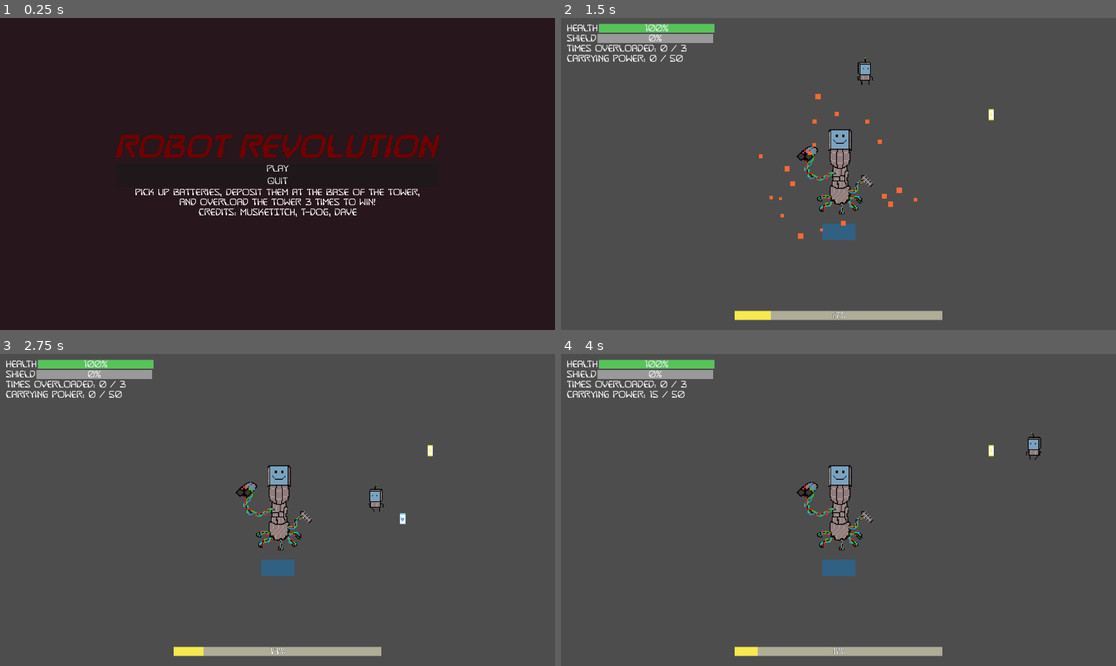
Above: before the commit, frames 1-4 (two rows, left to right).
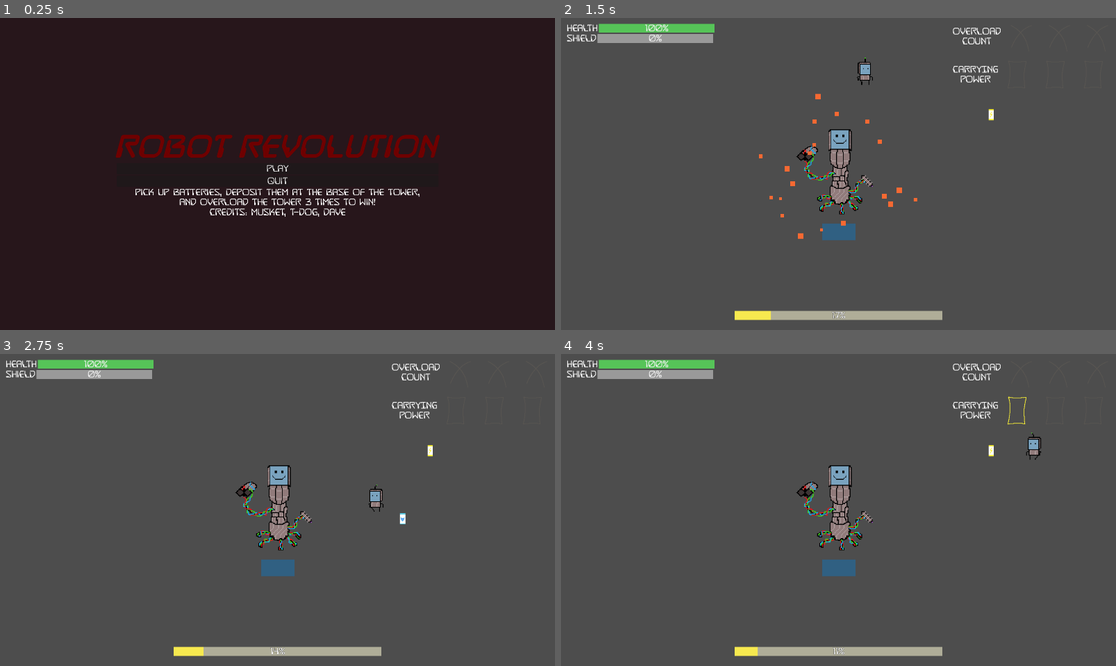
Above: after the commit, the same moments.

Repository: JRSiwiecki/godot-wild-jam-65
Game: Godot game, scene res://scenes/Main Menu.tscn
Same seed, same stepped clock (60 frames per second), same inputs: the game is played once before the commit and once after it.
Inputs:
- Up to frame 1 (0.25 s): no input
- Up to frame 2 (1.5 s): click "Play" at 0.5 s; hold D (right) from 1.28 s (still down)
- Up to frame 3 (2.75 s): release D (right) at 2.03 s; hold S (down) from 2.03 s (still down)
- Up to frame 4 (4 s): release S (down) at 2.78 s; hold D (right) 2.78-3.53 s; hold W (up) from 3.53 s (still down)

The runs differ from the first frame. In frame 1, 0.4% of the frame differs, in the area x 35-65%, y 61-64%; in frame 2, 0.8%; in frame 3, 0.8%; in frame 4, 0.8%, in the area x 1-84%, y 3-23%.

Commit message:
Replace placeholder power carried + overload labels

Diff:
--- a/scenes/Main Menu.tscn
+++ b/scenes/Main Menu.tscn
@@ -80,7 +80,7 @@
 size_flags_horizontal = 4
 theme_override_fonts/font = ExtResource("4_ba5it")
 theme_override_font_sizes/font_size = 32
-text = "Credits: MusketItch, T-Dog, Dave"
+text = "Credits: Musket, T-Dog, Dave"
 horizontal_alignment = 1
 vertical_alignment = 1
 
--- a/scenes/UI.tscn
+++ b/scenes/UI.tscn
@@ -1,7 +1,11 @@
-[gd_scene load_steps=9 format=3 uid="uid://c7u2xu3lei4ip"]
+[gd_scene load_steps=13 format=3 uid="uid://c7u2xu3lei4ip"]
 
 [ext_resource type="Script" path="res://scripts/UI.gd" id="1_f655f"]
 [ext_resource type="FontFile" uid="uid://caw0xfplthm14" path="res://assets/fonts/destructobeambb_reg.ttf" id="2_1a7wr"]
+[ext_resource type="Texture2D" uid="uid://ugm36p4anapi" path="res://assets/sprites/overload-fill.png" id="2_mtg4q"]
+[ext_resource type="Texture2D" uid="uid://we7g6dr2uogm" path="res://assets/sprites/carry-slot.png" id="3_0264p"]
+[ext_resource type="Texture2D" uid="uid://lofhmdxotnu0" path="res://assets/sprites/overload-slot.png" id="3_cktm1"]
+[ext_resource type="Texture2D" uid="uid://dvtl4uxlwjw0b" path="res://assets/sprites/carry-fill.png" id="4_8nyyq"]
 
 [sub_resource type="StyleBoxFlat" id="StyleBoxFlat_6ywg7"]
 bg_color = Color(0.6, 0.145098, 0.145098, 1)
@@ -20,7 +24,7 @@
 [sub_resource type="StyleBoxFlat" id="StyleBoxFlat_4odbn"]
 bg_color = Color(0.968627, 0.913725, 0.309804, 1)
 
-[node name="UI" type="Control" node_paths=PackedStringArray("carrying_power_label", "overloaded_label", "tower_power_bar", "tower_health_bar", "tower_shield_bar")]
+[node name="UI" type="Control" node_paths=PackedStringArray("tower_power_bar", "tower_health_bar", "tower_shield_bar", "overload_slot_1", "overload_slot_2", "overload_slot_3", "carry_slot_1", "carry_slot_2", "carry_slot_3")]
 layout_mode = 3
 anchors_preset = 15
 anchor_right = 1.0
@@ -28,34 +32,41 @@
 grow_horizontal = 2
 grow_vertical = 2
 script = ExtResource("1_f655f")
-carrying_power_label = NodePath("CanvasLayer/MarginContainer/VBoxContainer/Carrying Power")
-overloaded_label = NodePath("CanvasLayer/MarginContainer/VBoxContainer/Times Overloaded")
+overload_filled_texture = ExtResource("2_mtg4q")
+carry_slot_texture = ExtResource("3_0264p")
+carry_filled_texture = ExtResource("4_8nyyq")
 tower_power_bar = NodePath("CanvasLayer/Power Margin Container/Tower Power Bar")
-tower_health_bar = NodePath("CanvasLayer/MarginContainer/VBoxContainer/HBoxContainer/Tower Health")
-tower_shield_bar = NodePath("CanvasLayer/MarginContainer/VBoxContainer/HBoxContainer2/Tower Shield")
+tower_health_bar = NodePath("CanvasLayer/Tower Labels/VBoxContainer/Tower Health Container/Tower Health")
+tower_shield_bar = NodePath("CanvasLayer/Tower Labels/VBoxContainer/Tower Shield Container/Tower Shield")
+overload_slot_1 = NodePath("CanvasLayer/Player Labels/VBoxContainer/Overload Container/OverloadSlot1")
+overload_slot_2 = NodePath("CanvasLayer/Player Labels/VBoxContainer/Overload Container/OverloadSlot2")
+overload_slot_3 = NodePath("CanvasLayer/Player Labels/VBoxContainer/Overload Container/OverloadSlot3")
+carry_slot_1 = NodePath("CanvasLayer/Player Labels/VBoxContainer/Carry Container/CarrySlot1")
+carry_slot_2 = NodePath("CanvasLayer/Player Labels/VBoxContainer/Carry Container/CarrySlot2")
+carry_slot_3 = NodePath("CanvasLayer/Player Labels/VBoxContainer/Carry Container/CarrySlot3")
 
 [node name="CanvasLayer" type="CanvasLayer" parent="."]
 
-[node name="MarginContainer" type="MarginContainer" parent="CanvasLayer"]
+[node name="Tower Labels" type="MarginContainer" parent="CanvasLayer"]
 offset_right = 158.0
 offset_bottom = 158.0
 theme_override_constants/margin_left = 20
 theme_override_constants/margin_top = 20
 
-[node name="VBoxContainer" type="VBoxContainer" parent="CanvasLayer/MarginContainer"]
+[node name="VBoxContainer" type="VBoxContainer" parent="CanvasLayer/Tower Labels"]
 layout_mode = 2
 metadata/_edit_lock_ = true
 
-[node name="HBoxContainer" type="HBoxContainer" parent="CanvasLayer/MarginContainer/VBoxContainer"]
+[node name="Tower Health Container" type="HBoxContainer" parent="CanvasLayer/Tower Labels/VBoxContainer"]
 layout_mode = 2
 
-[node name="Health" type="Label" parent="CanvasLayer/MarginContainer/VBoxContainer/HBoxContainer"]
+[node name="Health" type="Label" parent="CanvasLayer/Tower Labels/VBoxContainer/Tower Health Container"]
 layout_mode = 2
 theme_override_fonts/font = ExtResource("2_1a7wr")
 theme_override_font_sizes/font_size = 32
 text = "Health"
 
-[node name="Tower Health" type="ProgressBar" parent="CanvasLayer/MarginContainer/VBoxContainer/HBoxContainer"]
+[node name="Tower Health" type="ProgressBar" parent="CanvasLayer/Tower Labels/VBoxContainer/Tower Health Container"]
 custom_minimum_size = Vector2(400, 0)
 layout_mode = 2
 theme_override_fonts/font = ExtResource("2_1a7wr")
@@ -63,16 +74,16 @@
 theme_override_styles/background = SubResource("StyleBoxFlat_6ywg7")
 theme_override_styles/fill = SubResource("StyleBoxFlat_7idr4")
 
-[node name="HBoxContainer2" type="HBoxContainer" parent="CanvasLayer/MarginContainer/VBoxContainer"]
+[node name="Tower Shield Container" type="HBoxContainer" parent="CanvasLayer/Tower Labels/VBoxContainer"]
 layout_mode = 2
 
-[node name="Shield" type="Label" parent="CanvasLayer/MarginContainer/VBoxContainer/HBoxContainer2"]
+[node name="Shield" type="Label" parent="CanvasLayer/Tower Labels/VBoxContainer/Tower Shield Container"]
 layout_mode = 2
 theme_override_fonts/font = ExtResource("2_1a7wr")
 theme_override_font_sizes/font_size = 32
 text = "Shield"
 
-[node name="Tower Shield" type="ProgressBar" parent="CanvasLayer/MarginContainer/VBoxContainer/HBoxContainer2"]
+[node name="Tower Shield" type="ProgressBar" parent="CanvasLayer/Tower Labels/VBoxContainer/Tower Shield Container"]
 custom_minimum_size = Vector2(400, 0)
 layout_mode = 2
 theme_override_fonts/font = ExtResource("2_1a7wr")
@@ -81,17 +92,66 @@
 theme_override_styles/fill = SubResource("StyleBoxFlat_i7yco")
 max_value = 50.0
 
-[node name="Times Overloaded" type="Label" parent="CanvasLayer/MarginContainer/VBoxContainer"]
+[node name="Player Labels" type="MarginContainer" parent="CanvasLayer"]
+anchors_preset = 1
+anchor_left = 1.0
+anchor_right = 1.0
+offset_left = -565.0
+offset_bottom = 260.0
+grow_horizontal = 0
+
+[node name="VBoxContainer" type="VBoxContainer" parent="CanvasLayer/Player Labels"]
+layout_mode = 2
+
+[node name="Overload Container" type="HBoxContainer" parent="CanvasLayer/Player Labels/VBoxContainer"]
+layout_mode = 2
+
+[node name="Times Overloaded" type="Label" parent="CanvasLayer/Player Labels/VBoxContainer/Overload Container"]
 layout_mode = 2
 theme_override_fonts/font = ExtResource("2_1a7wr")
 theme_override_font_sizes/font_size = 32
+text = "OVERLOAD
+COUNT"
+horizontal_alignment = 1
+vertical_alignment = 1
 metadata/_edit_lock_ = true
 
-[node name="Carrying Power" type="Label" parent="CanvasLayer/MarginContainer/VBoxContainer"]
+[node name="OverloadSlot1" type="TextureRect" parent="CanvasLayer/Player Labels/VBoxContainer/Overload Container"]
+layout_mode = 2
+texture = ExtResource("3_cktm1")
+
+[node name="OverloadSlot2" type="TextureRect" parent="CanvasLayer/Player Labels/VBoxContainer/Overload Container"]
+layout_mode = 2
+texture = ExtResource("3_cktm1")
+
+[node name="OverloadSlot3" type="TextureRect" parent="CanvasLayer/Player Labels/VBoxContainer/Overload Container"]
+layout_mode = 2
+texture = ExtResource("3_cktm1")
+
+[node name="Carry Container" type="HBoxContainer" parent="CanvasLayer/Player Labels/VBoxContainer"]
+layout_mode = 2
+
+[node name="Carrying Power" type="Label" parent="CanvasLayer/Player Labels/VBoxContainer/Carry Container"]
 layout_mode = 2
 theme_override_fonts/font = ExtResource("2_1a7wr")
 theme_override_font_sizes/font_size = 32
+text = "CARRYING
+POWER"
+horizontal_alignment = 1
+vertical_alignment = 1
 metadata/_edit_lock_ = true
+
+[node name="CarrySlot1" type="TextureRect" parent="CanvasLayer/Player Labels/VBoxContainer/Carry Container"]
+layout_mode = 2
+texture = ExtResource("3_0264p")
+
+[node name="CarrySlot2" type="TextureRect" parent="CanvasLayer/Player Labels/VBoxContainer/Carry Container"]
+layout_mode = 2
+texture = ExtResource("3_0264p")
+
+[node name="CarrySlot3" type="TextureRect" parent="CanvasLayer/Player Labels/VBoxContainer/Carry Container"]
+layout_mode = 2
+texture = ExtResource("3_0264p")
 
 [node name="Power Margin Container" type="MarginContainer" parent="CanvasLayer"]
 anchors_preset = 7
--- a/scripts/UI.gd
+++ b/scripts/UI.gd
@@ -4,19 +4,29 @@
 @export var player : Player
 @export var game : Game
 
-@export var carrying_power_label : Label
-@export var overloaded_label : Label
+@export var overload_filled_texture : Texture
+
+@export var carry_slot_texture : Texture
+@export var carry_filled_texture : Texture
 
 @export var tower_power_bar : ProgressBar
 @export var tower_health_bar : ProgressBar
 @export var tower_shield_bar : ProgressBar
 
+@export var overload_slot_1 : TextureRect
+@export var overload_slot_2 : TextureRect
+@export var overload_slot_3 : TextureRect
+
+@export var carry_slot_1 : TextureRect
+@export var carry_slot_2 : TextureRect
+@export var carry_slot_3 : TextureRect
+
 func _ready() -> void:
 	update_health_label()
 	update_shield_label()
 	update_power_label()
+	update_overloaded_label()
 	update_carrying_power_label()
-	update_overloaded_label()
 
 func update_health_label() -> void:
 	tower_health_bar.value = tower.current_health
@@ -28,11 +38,30 @@
 	tower_power_bar.value = tower.power
 	tower_power_bar.max_value = tower.power_threshold
 
+func update_overloaded_label() -> void:
+	if tower.overload_count == 1:
+		overload_slot_1.texture = overload_filled_texture
+
+	if tower.overload_count == 2:
+		overload_slot_2.texture = overload_filled_texture
+
+	if tower.overload_count == 3:
+		overload_slot_3.texture = overload_filled_texture
+
 func update_carrying_power_label() -> void:
-	carrying_power_label.text = "Carrying Power: " + str(player.power_carried) + " / " + str(player.CARRY_CAPACITY)
+	if player.power_carried <= 0:
+		carry_slot_1.texture = carry_slot_texture
+		carry_slot_2.texture = carry_slot_texture
+		carry_slot_3.texture = carry_slot_texture
 
-func update_overloaded_label() -> void:
-	overloaded_label.text = "Times Overloaded: " + str(tower.overload_count) + " / " + str(tower.overloads_to_win)
+	if player.power_carried > 0:
+		carry_slot_1.texture = carry_filled_texture
+
+	if player.power_carried >= 25:
+		carry_slot_2.texture = carry_filled_texture
+
+	if player.power_carried >= 50:
+		carry_slot_3.texture = carry_filled_texture
 
 func _on_tower_damaged() -> void:
 	update_health_label()
Binary file added: assets/sprites/carry-fill.aseprite
Binary file added: assets/sprites/carry-fill.png
Not shown, added: assets/sprites/carry-fill.png.import
Binary file added: assets/sprites/carry-slot.aseprite
Binary file added: assets/sprites/carry-slot.png
Not shown, added: assets/sprites/carry-slot.png.import
Binary file added: assets/sprites/overload-fill.aseprite
Binary file added: assets/sprites/overload-fill.png
Not shown, added: assets/sprites/overload-fill.png.import
Binary file added: assets/sprites/overload-slot.aseprite
Binary file added: assets/sprites/overload-slot.png
Not shown, added: assets/sprites/overload-slot.png.import
